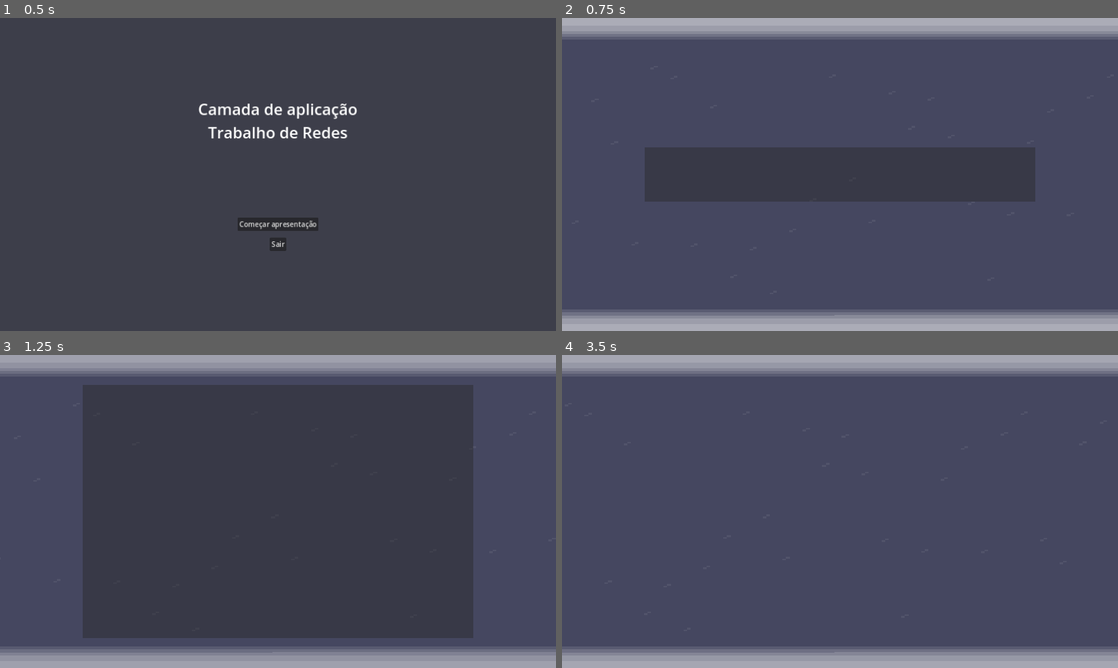
Above: before the commit, frames 1-4 (two rows, left to right).
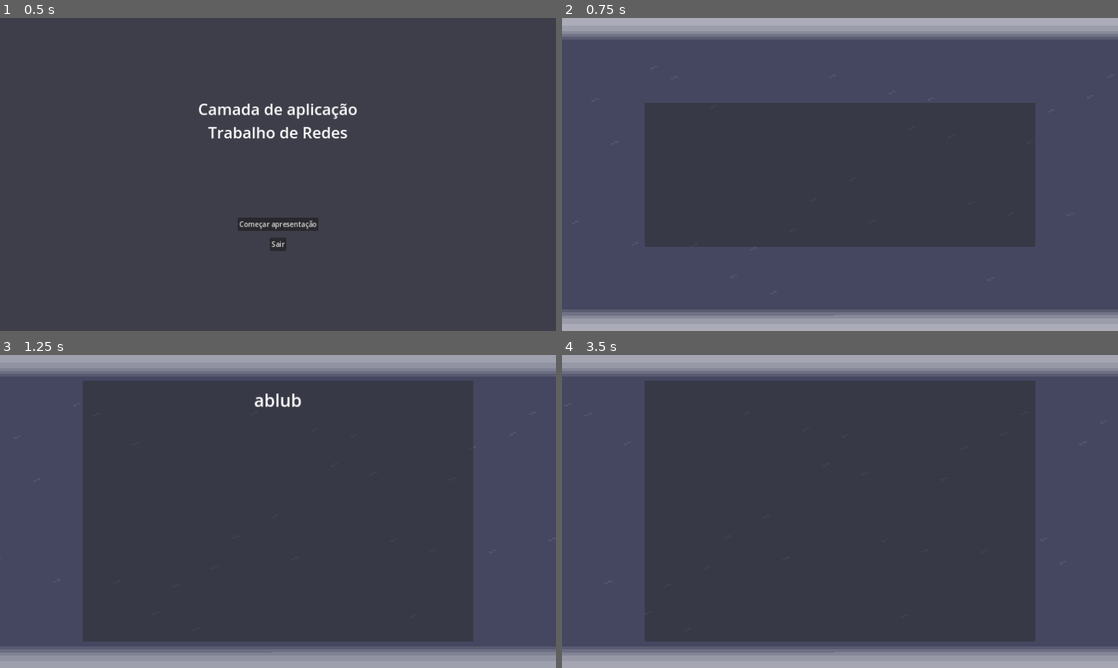
Above: after the commit, the same moments.

Repository: NomikuH8/godot-presentations
Game: Godot game, scene res://scenes/menu.tscn
The game is run twice, just before and just after one commit, with the same random seed, the same clock (stepped at 60 frames per second) and the same inputs. The project has no main scene, so this scene is started directly.
Inputs (mouse positions are in pixels of both pictures, inside the frame that each line leads up to):
- Up to frame 1 (0.5 s): no input
- Up to frame 2 (0.75 s): click "Começar apresentação" at 0.5 s
- Up to frame 3 (1.25 s): no input
- Up to frame 4 (3.5 s): move the mouse to (962, 495) at 1.27 s; hold Right (ui_right) 1.28-2.03 s; move the mouse to (728, 527) at 2.02 s; hold Left (ui_left) 2.03-2.78 s; move the mouse to (895, 442) at 2.77 s; hold Right (ui_right) from 2.78 s (still down)

Frame 1 is identical in both runs. In frame 2, 20% of the frame differs, in the area x 14-86%, y 27-74%; in frame 3, 1.9%; in frame 4, 59%, in the area x 14-86%, y 8-92%.

Commit message:
ta funcionandooooooo

Diff:
--- a/prefabs/slideshow/SlideshowToolbar.tscn
+++ b/prefabs/slideshow/SlideshowToolbar.tscn
@@ -11,7 +11,6 @@
 grow_vertical = 2
 script = ExtResource("1_1n3ms")
 toolbar_appear_threshold = 110
-slide_count = 5
 slide_label = NodePath("PanelContainer/VBoxContainer/BoxContainer/SlideContainer/SlideSliderContainer/SlideLabel")
 slide_slider = NodePath("PanelContainer/VBoxContainer/BoxContainer/SlideContainer/SlideSliderContainer/SlideSlider")
 
--- a/prefabs/slideshow/slide.tscn
+++ b/prefabs/slideshow/slide.tscn
@@ -9,6 +9,7 @@
 
 [sub_resource type="Animation" id="Animation_t4v1t"]
 resource_name = "enter_grow"
+length = 0.5
 tracks/0/type = "value"
 tracks/0/imported = false
 tracks/0/enabled = true
@@ -16,7 +17,7 @@
 tracks/0/interp = 2
 tracks/0/loop_wrap = false
 tracks/0/keys = {
-"times": PackedFloat32Array(0, 1),
+"times": PackedFloat32Array(0, 0.5),
 "transitions": PackedFloat32Array(0.466516, 3.605),
 "update": 0,
 "values": [Vector2(1, 0), Vector2(1, 1)]
@@ -24,6 +25,7 @@
 
 [sub_resource type="Animation" id="Animation_tjmmn"]
 resource_name = "exit_shrink"
+length = 0.5
 tracks/0/type = "value"
 tracks/0/imported = false
 tracks/0/enabled = true
@@ -31,7 +33,7 @@
 tracks/0/interp = 2
 tracks/0/loop_wrap = true
 tracks/0/keys = {
-"times": PackedFloat32Array(0, 1),
+"times": PackedFloat32Array(0, 0.5),
 "transitions": PackedFloat32Array(0.153893, 3.605),
 "update": 0,
 "values": [Vector2(1, 1), Vector2(1, 0)]
@@ -94,9 +96,6 @@
 switch_mode = 2
 advance_mode = 2
 
-[sub_resource type="AnimationNodeStateMachineTransition" id="AnimationNodeStateMachineTransition_1hie1"]
-switch_mode = 2
-
 [sub_resource type="AnimationNodeStateMachineTransition" id="AnimationNodeStateMachineTransition_it58f"]
 advance_mode = 2
 advance_condition = &"can_enter"
@@ -113,6 +112,11 @@
 advance_mode = 2
 advance_condition = &"exit_shrink"
 
+[sub_resource type="AnimationNodeStateMachineTransition" id="AnimationNodeStateMachineTransition_s28dh"]
+switch_mode = 2
+advance_mode = 2
+advance_condition = &"can_enter"
+
 [sub_resource type="AnimationNodeStateMachine" id="AnimationNodeStateMachine_0842f"]
 states/End/position = Vector2(1380, 100)
 states/Start/position = Vector2(53, 100)
@@ -121,13 +125,13 @@
 states/slide_enter_grow/node = SubResource("AnimationNodeAnimation_ouiux")
 states/slide_enter_grow/position = Vector2(442, 44)
 states/slide_exit/node = SubResource("AnimationNodeAnimation_1xsdq")
-states/slide_exit/position = Vector2(907, 100)
+states/slide_exit/position = Vector2(908, 100)
 states/slide_exit_shrink/node = SubResource("AnimationNodeAnimation_cymh4")
-states/slide_exit_shrink/position = Vector2(1150, 44)
+states/slide_exit_shrink/position = Vector2(908, 217)
 states/slide_idle/node = SubResource("AnimationNodeAnimation_ydiyw")
 states/slide_idle/position = Vector2(693, 100)
-transitions = ["slide_enter_grow", "slide_idle", SubResource("AnimationNodeStateMachineTransition_0l88u"), "slide_exit_shrink", "End", SubResource("AnimationNodeStateMachineTransition_1hie1"), "Start", "slide_enter", SubResource("AnimationNodeStateMachineTransition_it58f"), "slide_enter", "slide_enter_grow", SubResource("AnimationNodeStateMachineTransition_18awn"), "slide_idle", "slide_exit", SubResource("AnimationNodeStateMachineTransition_hvns5"), "slide_exit", "slide_exit_shrink", SubResource("AnimationNodeStateMachineTransition_xii47")]
-graph_offset = Vector2(395, -16)
+transitions = ["slide_enter_grow", "slide_idle", SubResource("AnimationNodeStateMachineTransition_0l88u"), "Start", "slide_enter", SubResource("AnimationNodeStateMachineTransition_it58f"), "slide_enter", "slide_enter_grow", SubResource("AnimationNodeStateMachineTransition_18awn"), "slide_idle", "slide_exit", SubResource("AnimationNodeStateMachineTransition_hvns5"), "slide_exit", "slide_exit_shrink", SubResource("AnimationNodeStateMachineTransition_xii47"), "slide_exit_shrink", "slide_enter", SubResource("AnimationNodeStateMachineTransition_s28dh")]
+graph_offset = Vector2(371.118, 35)
 
 [node name="Panel" type="Panel"]
 custom_minimum_size = Vector2(900, 600)
--- a/scenes/slideshow.tscn
+++ b/scenes/slideshow.tscn
@@ -1,10 +1,13 @@
-[gd_scene load_steps=6 format=3 uid="uid://b6cf3b6h8e6lt"]
+[gd_scene load_steps=7 format=3 uid="uid://b6cf3b6h8e6lt"]
 
 [ext_resource type="PackedScene" uid="uid://upvucuou2f1j" path="res://prefabs/slideshow/SlideshowParticles.tscn" id="1_pdjoh"]
 [ext_resource type="PackedScene" uid="uid://b4f6mv66o5eb0" path="res://prefabs/slideshow/SlideshowBlinker.tscn" id="2_n6jdq"]
 [ext_resource type="PackedScene" uid="uid://drwd1q1oipqfa" path="res://prefabs/slideshow/SlideshowToolbar.tscn" id="3_408i4"]
 [ext_resource type="Script" path="res://scripts/slideshow/SlideControl.gd" id="3_wqglq"]
 [ext_resource type="PackedScene" uid="uid://c464hdyhdchl6" path="res://prefabs/slideshow/slide.tscn" id="4_730rp"]
+
+[sub_resource type="LabelSettings" id="LabelSettings_u7jc6"]
+font_size = 40
 
 [node name="slideshow" type="Node"]
 
@@ -37,32 +40,42 @@
 
 [node name="Panel" parent="Control/Slides" instance=ExtResource("4_730rp")]
 layout_mode = 1
+scale = Vector2(1, 1)
+
+[node name="Label" type="Label" parent="Control/Slides/Panel"]
+layout_mode = 1
+anchors_preset = 10
+anchor_right = 1.0
+offset_bottom = 88.0
+grow_horizontal = 2
+text = "abluble titulo"
+label_settings = SubResource("LabelSettings_u7jc6")
+horizontal_alignment = 1
+vertical_alignment = 1
 
 [node name="Panel2" parent="Control/Slides" instance=ExtResource("4_730rp")]
+visible = false
 layout_mode = 1
+scale = Vector2(1, 1)
 
 [node name="Panel3" parent="Control/Slides" instance=ExtResource("4_730rp")]
-layout_mode = 0
-anchors_preset = 0
-anchor_left = 0.0
-anchor_top = 0.0
-anchor_right = 0.0
-anchor_bottom = 0.0
-offset_left = -1070.0
-offset_top = -340.003
-offset_right = -170.0
-offset_bottom = 259.997
-grow_horizontal = 1
-grow_vertical = 1
+visible = false
+layout_mode = 1
+scale = Vector2(1, 1)
+
+[node name="Panel4" parent="Control/Slides" instance=ExtResource("4_730rp")]
+visible = false
+layout_mode = 1
+scale = Vector2(1, 1)
 
 [node name="SlideshowToolbar" parent="Control" instance=ExtResource("3_408i4")]
 visible = false
 layout_mode = 1
-slide_count = 2
 
-[connection signal="slide_disappeared" from="Control/Slides/Panel" to="Control" method="_on_panel_slide_disappeared"]
-[connection signal="slide_disappeared" from="Control/Slides/Panel2" to="Control" method="_on_panel_slide_disappeared"]
-[connection signal="slide_disappeared" from="Control/Slides/Panel3" to="Control" method="_on_panel_slide_disappeared"]
+[connection signal="slide_disappeared" from="Control/Slides/Panel" to="Control" method="_on_slide_disappeared"]
+[connection signal="slide_disappeared" from="Control/Slides/Panel2" to="Control" method="_on_slide_disappeared"]
+[connection signal="slide_disappeared" from="Control/Slides/Panel3" to="Control" method="_on_slide_disappeared"]
+[connection signal="slide_disappeared" from="Control/Slides/Panel4" to="Control" method="_on_slide_disappeared"]
 [connection signal="next_slide" from="Control/SlideshowToolbar" to="Control" method="_on_slideshow_toolbar_next_slide"]
 [connection signal="previous_slide" from="Control/SlideshowToolbar" to="Control" method="_on_slideshow_toolbar_previous_slide"]
 [connection signal="slider_changed" from="Control/SlideshowToolbar" to="Control" method="_on_slideshow_toolbar_slider_changed"]
--- a/scripts/slideshow/Slide.gd
+++ b/scripts/slideshow/Slide.gd
@@ -72,8 +72,17 @@
 
 func _on_animation_tree_animation_finished(anim_name: String):
 	if anim_name.contains('enter'):
+		can_appear(false)
 		text_timer.start()
 		image_timer.start()
 
 	if anim_name.contains('exit'):
+		can_disappear(false)
+		visible = false
 		slide_disappeared.emit()
+
+func can_appear(value: bool):
+	animation_tree['parameters/conditions/can_enter'] = value
+
+func can_disappear(value: bool):
+	animation_tree['parameters/conditions/can_exit'] = value
--- a/scripts/slideshow/SlideControl.gd
+++ b/scripts/slideshow/SlideControl.gd
@@ -1,6 +1,8 @@
 extends Control
 
 @export var current_slide_index: int = 0
+var previous_slide_index: int = 0
+var started: bool = false
 
 @onready var slides: Array[Node] = $Slides.get_children()
 @onready var slideshow_toolbar = $SlideshowToolbar
@@ -8,37 +10,40 @@
 func _ready():
 	slideshow_toolbar.slide_count = len(slides)
 
-	#for slide in slides:
-	#	slide.visible = false
-	slides[current_slide_index].animation_tree['parameters/conditions/can_enter'] = true
+
+func _process(_delta: float):
+	if started: return
+
+	for slide in slides:
+		slide.visible = false
+
+	slides[current_slide_index].visible = true
+	slides[current_slide_index].can_appear(true)
+	started = true
 
 
-func update_slide(previous_slide: int):
-	slides[previous_slide].animation_tree['parameters/conditions/can_exit'] = true
-
 func _on_slideshow_toolbar_next_slide():
-	if current_slide_index >= len(slides) - 1:
-		return
-
-	var previous_slide: int = current_slide_index
+	previous_slide_index = current_slide_index
 	current_slide_index += 1
-	update_slide(previous_slide)
+	update_slide()
 
 
 func _on_slideshow_toolbar_previous_slide():
-	if current_slide_index <= 0:
-		return
-
-	var previous_slide: int = current_slide_index
+	previous_slide_index = current_slide_index
 	current_slide_index -= 1
-	update_slide(previous_slide)
+	update_slide()
 
 
 func _on_slideshow_toolbar_slider_changed(value: int):
-	var previous_slide: int = current_slide_index
+	previous_slide_index = current_slide_index
 	current_slide_index = value
-	update_slide(previous_slide)
+	update_slide()
 
 
-func _on_panel_slide_disappeared():
-	slides[current_slide_index].animation_tree['parameters/conditions/can_enter'] = true
+func update_slide():
+	slides[previous_slide_index].can_disappear(true)
+
+
+func _on_slide_disappeared():
+	slides[current_slide_index].can_appear(true)
+	slides[current_slide_index].visible = true
--- a/scripts/slideshow/SlideshowToolbar.gd
+++ b/scripts/slideshow/SlideshowToolbar.gd
@@ -9,10 +9,15 @@
 @export var slide_label: Label
 @export var slide_slider: HSlider
 
+var started: bool = false
 
-func _ready():
+
+func _process(_delta: float):
+	if started: return
+
 	slide_slider.max_value = slide_count - 1
 	update_label(1)
+	started = true
 
 
 func _input(event):
@@ -32,7 +37,7 @@
 func _on_slide_slider_drag_ended(value_changed):
 	if (!value_changed): return
 
-	update_label(slide_slider.value + 1)
+	update_label(int(slide_slider.value) + 1)
 	slider_changed.emit(slide_slider.value)
 
 
@@ -51,7 +56,7 @@
 	if slide_slider.value - 1 < 0: return
 
 	slide_slider.value = slide_slider.value - 1
-	update_label(slide_slider.value + 1)
+	update_label(int(slide_slider.value) + 1)
 	previous_slide.emit()
 
 
@@ -59,7 +64,7 @@
 	if slide_slider.value + 1 >= slide_count: return
 
 	slide_slider.value = slide_slider.value + 1
-	update_label(slide_slider.value + 1)
+	update_label(int(slide_slider.value) + 1)
 	next_slide.emit()
 
 func update_label(value: int):
